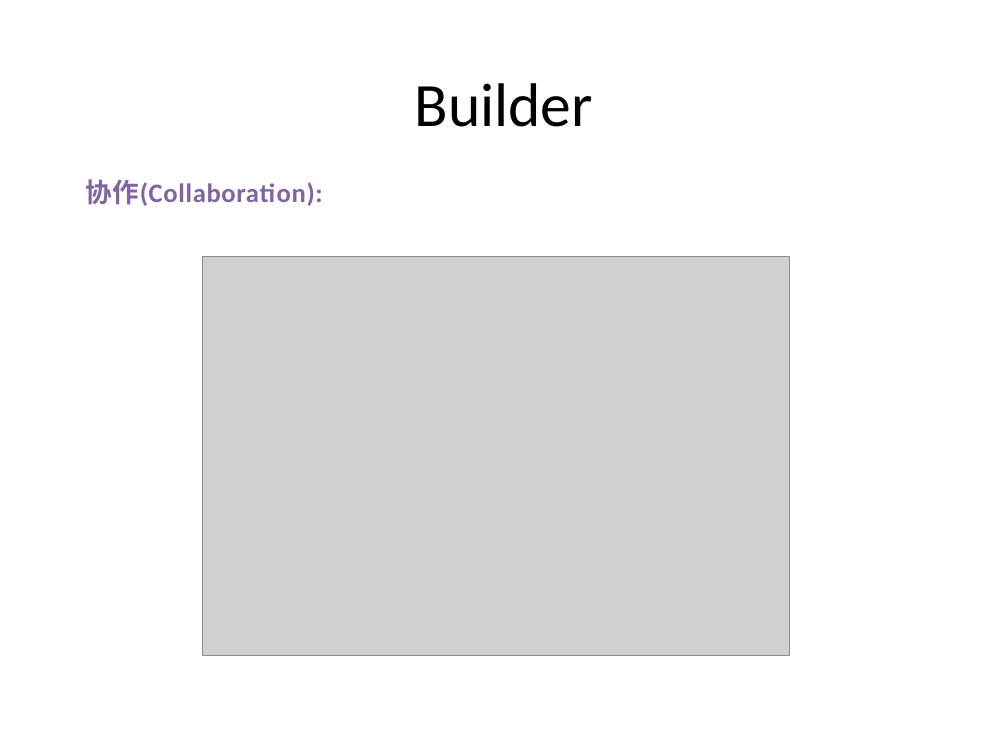
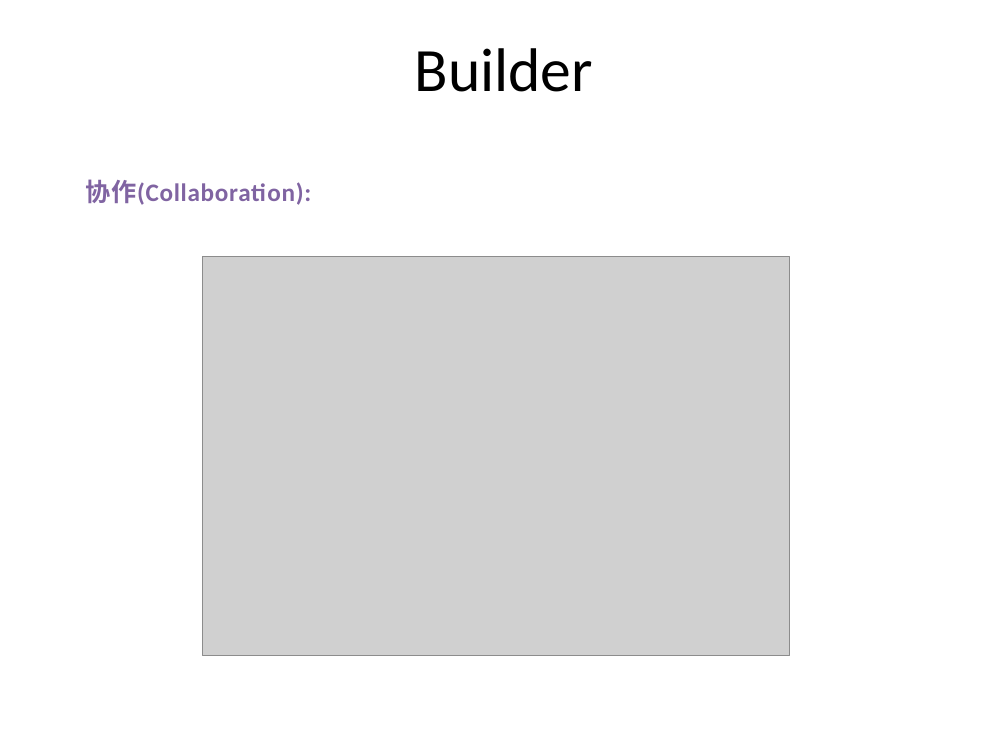
Before and after one commit to PlumpMath/DesignPattern-956, a slide deck: slide 15 of _Doc/DesignPattern.P2.Creational(Bulder).pptx. Drawn at 1008x756 pixels with LibreOffice and Linux fonts; fonts in the diff are those of the drawing; grey boxes stand for pictures. Boxes give left, top, right and bottom in pixels: in the first picture for what was removed or moved away, otherwise in the second. Text is boxed around its words. In the diff, an @@ line names an element or a change of style, - is before the commit and + after.

Commit message:
Updated Builder PPT.

```diff
--- a/_Doc/DesignPattern.P2.Creational(Bulder).pptx
+++ b/_Doc/DesignPattern.P2.Creational(Bulder).pptx
@@ text "Builder": place and size @@
-text "Builder" at <box>415,83,593,127</box>
+text "Builder" at <box>415,48,593,92</box>
@@ text "协作(Collaboration):" at <box>85,179,311,205</box>: size 19 to 18 pt @@
```
Also in this commit, not shown: 19 other slides changed.
